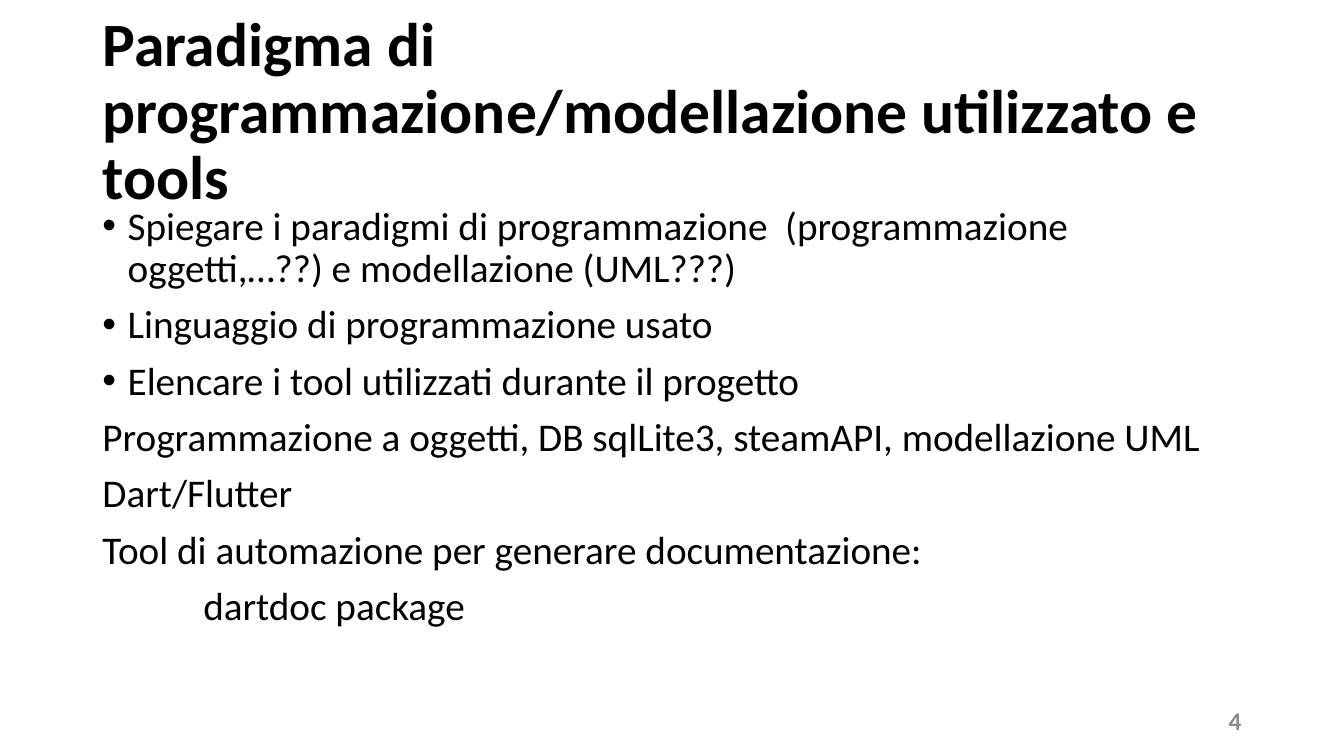
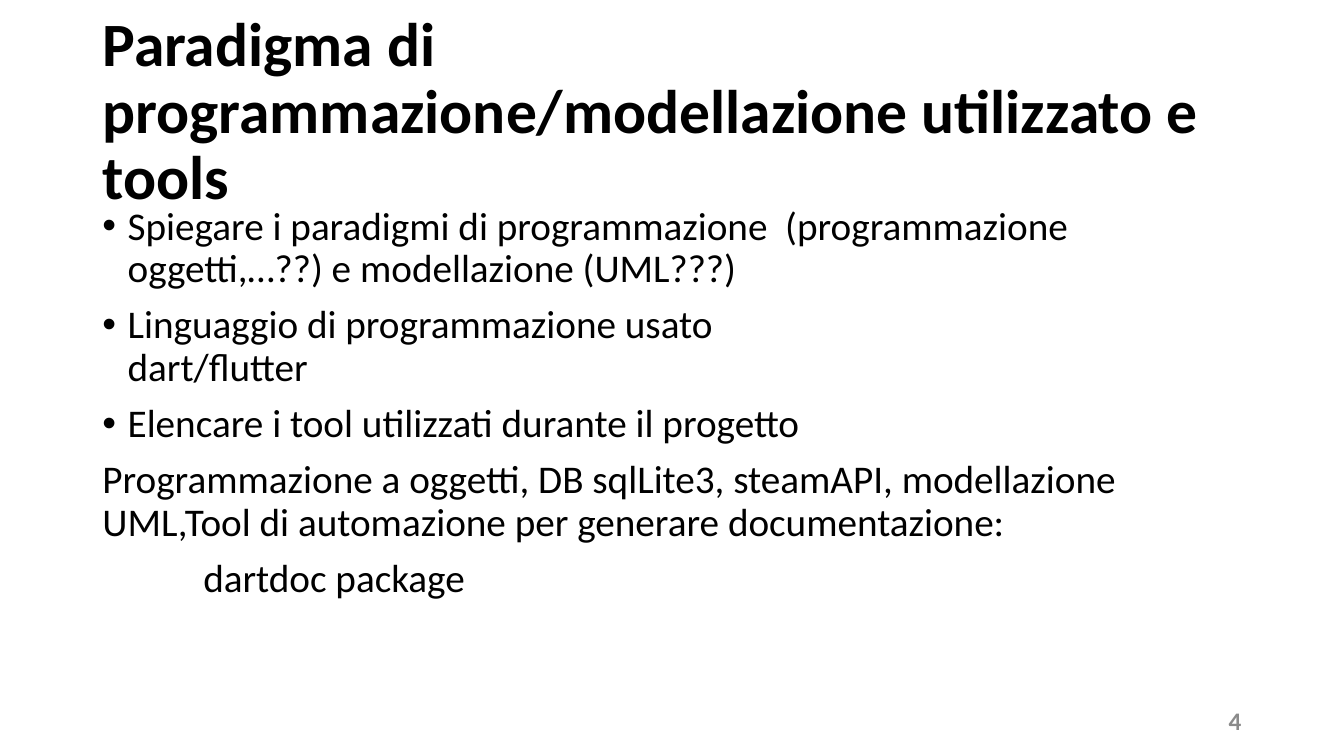
Before and after one commit to MatiasNegro/SteamDiscountAdviser, a slide deck: slide 4 of doc/presentation.pptx. Drawn at 1344x756 pixels with LibreOffice and Linux fonts; fonts in the diff are those of the drawing. Boxes give left, top, right and bottom in pixels: in the first picture for what was removed or moved away, otherwise in the second. Text is boxed around its words. In the diff, an @@ line names an element or a change of style, - is before the commit and + after.

```diff
--- a/doc/presentation.pptx
+++ b/doc/presentation.pptx
@@ text at [128,310,713,383]: text changed @@
-• Linguaggio di programmazione usato
+• Linguaggio di programmazione usato
+  dart/flutter
@@ text at [102,465,1116,543]: text changed @@
-Programmazione a oggetti, DB sqlLite3, steamAPI, modellazione UML
-Dart/Flutter
-Tool di automazione per generare documentazione:
+Programmazione a oggetti, DB sqlLite3, steamAPI, modellazione UML,Tool di automazione per generare documentazione:
```
Also in this commit, not shown: 11 other slides changed.
